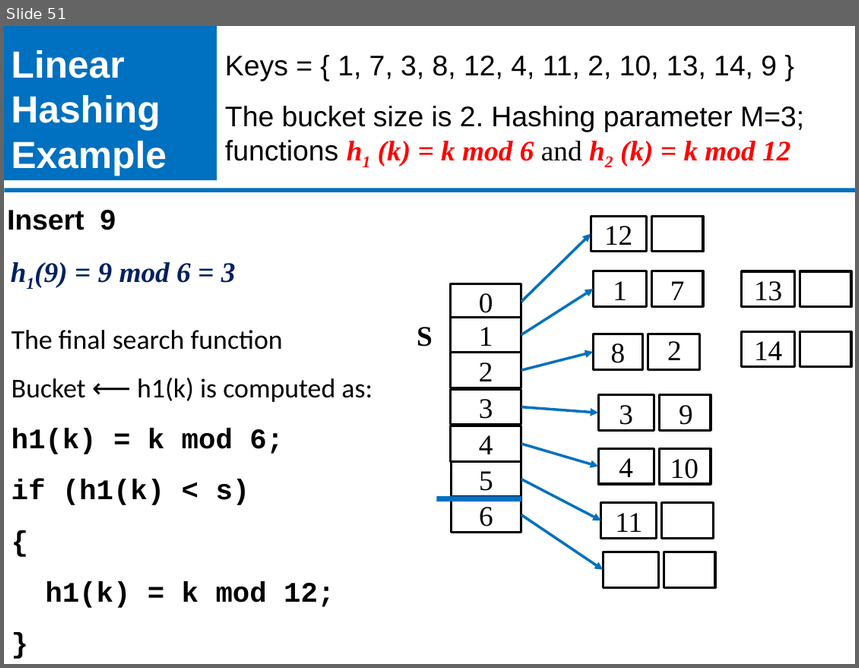
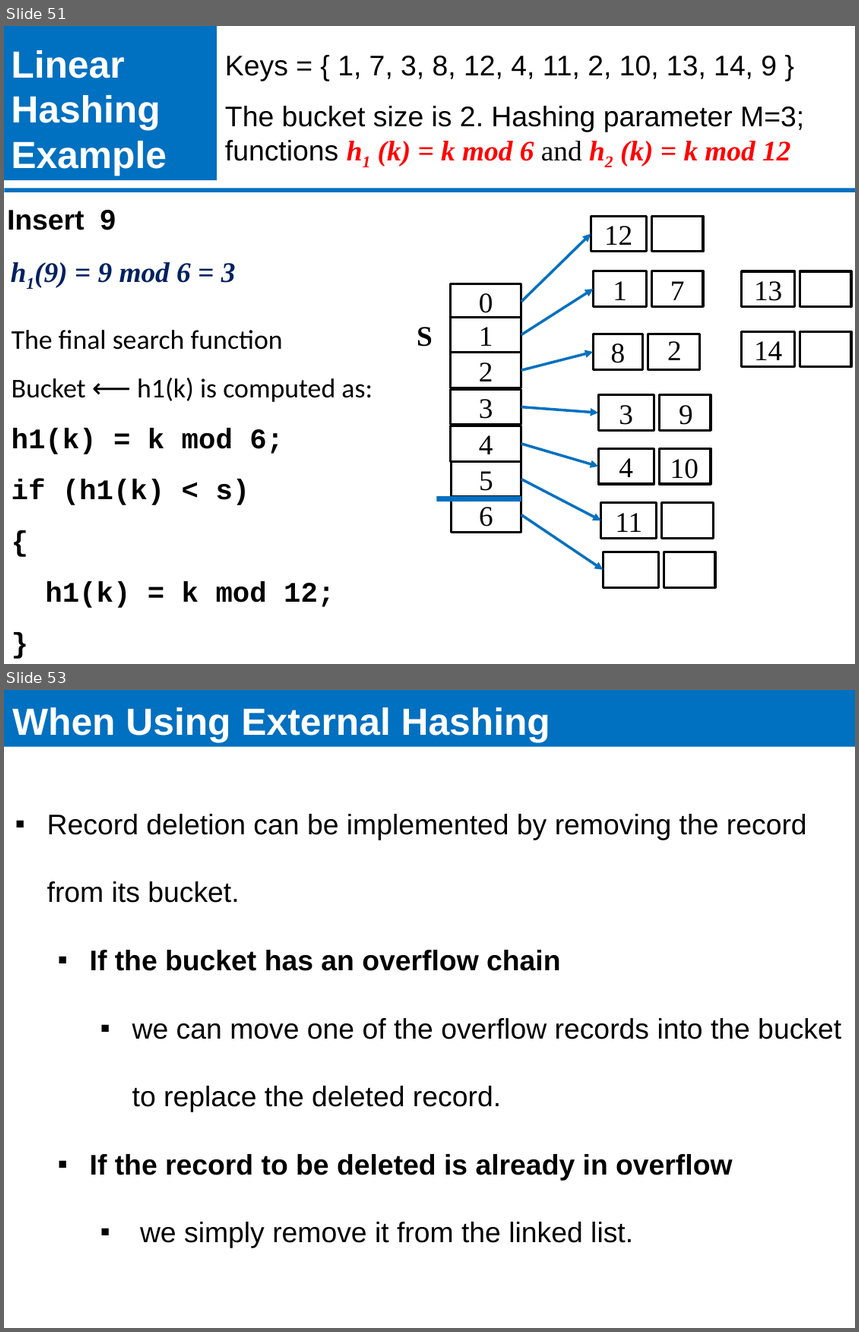
Before and after one commit to ECEG4191/Lecture-Slides, a slide deck: 8.4 Hashing Techniques.pptx. Shown one above the other, each under a label of ours: slide 51 before the commit, slides 51 and 53 after it; the slides between them are not shown. The pictures are 859x668 and 859x1332 pixels, drawn with LibreOffice and Linux fonts; fonts in the diff are those of the drawing; grey boxes stand for pictures; background and template pictures are left out. Boxes give left, top, right and bottom in pixels: in the first picture for what was removed or moved away, otherwise in the second. Text is boxed around its words. In the diff, an @@ line names an element or a change of style, - is before the commit and + after.

```diff
--- a/8.4 Hashing Techniques.pptx
+++ b/8.4 Hashing Techniques.pptx
@@ slide 53 added at box(4, 690, 855, 1328), background #FFFFFF @@
@@ title added at box(4, 690, 855, 747), fill #0070C0, 32 pt, text #FFFFFF, bold @@
+When Using External Hashing
@@ text added at box(47, 814, 842, 1249), 24 pt, text #000000 @@
+▪ Record deletion can be implemented by removing the record from its bucket.
+  ▪ If the bucket has an overflow chain
+    ▪ we can move one of the overflow records into the bucket to replace the deleted record.
+  ▪ If the record to be deleted is already in overflow
+    ▪ we simply remove it from the linked list.
```
Also in this commit, not shown: 4 slides changed, 4 other slides added.
